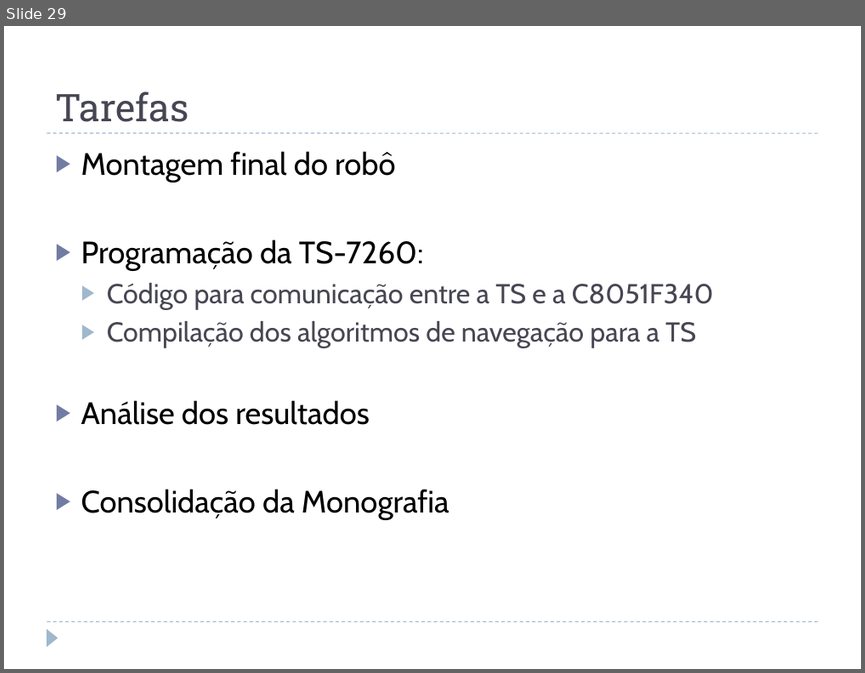
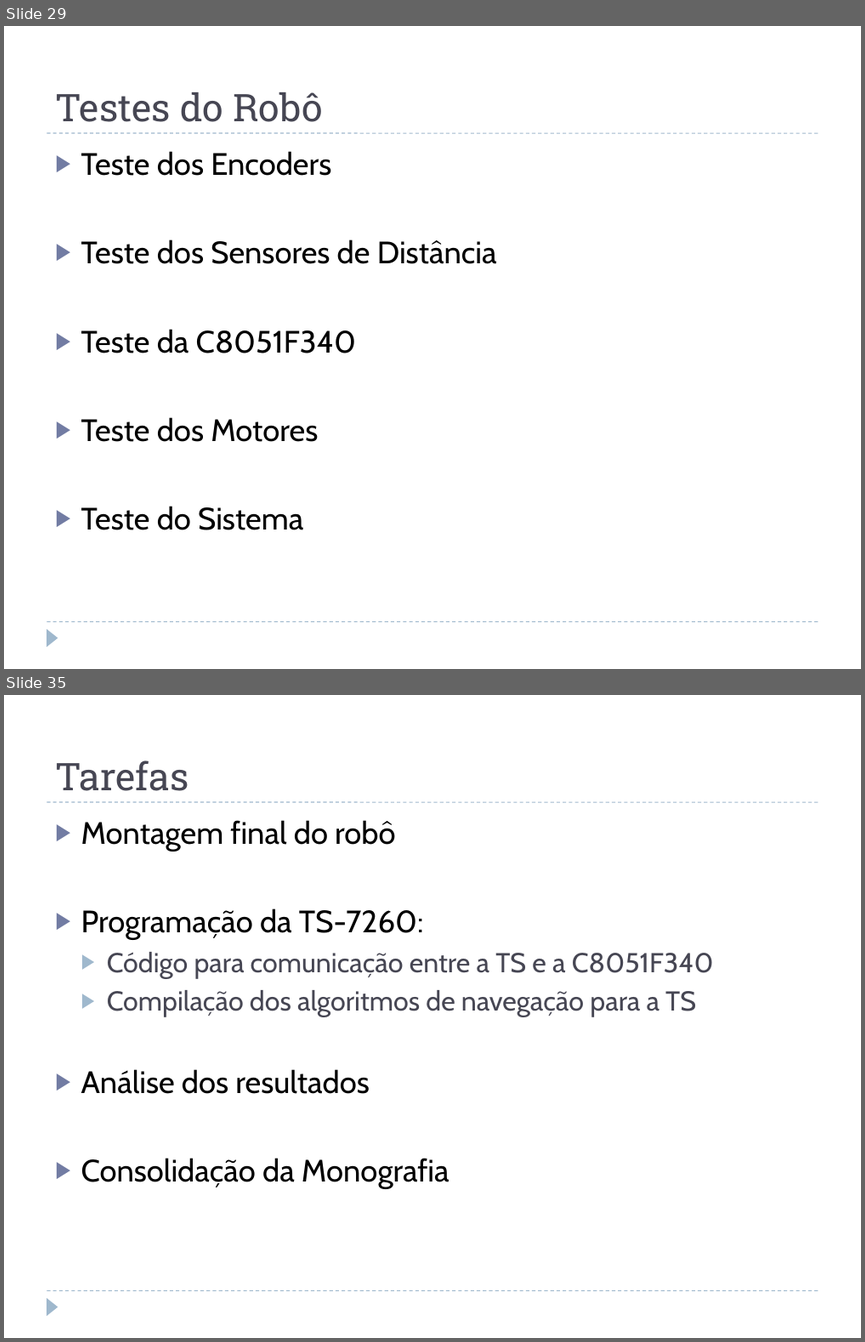
Before and after one commit to jcnborges/TCC, a slide deck: qualificacao.pptx. Shown one above the other, each under a label of ours: slide 29 before the commit, slides 29 and 35 after it; the slides between them are not shown. The pictures are 865x673 and 865x1342 pixels, drawn with LibreOffice and Linux fonts; fonts in the diff are those of the drawing. Boxes give left, top, right and bottom in pixels: in the first picture for what was removed or moved away, otherwise in the second. Text is boxed around its words. In the diff, an @@ line names an element or a change of style, - is before the commit and + after.

```diff
--- a/qualificacao.pptx
+++ b/qualificacao.pptx
@@ slide 29 added at (x1=4, y1=26, x2=861, y2=669), background #FFFFFF; not listed: 3 template elements that a slide beside it also shows @@
@@ title added at (x1=55, y1=92, x2=323, y2=122), 32 pt, text #464653 @@
+Testes do Robô
@@ text added at (x1=81, y1=151, x2=497, y2=530), 26 pt, text #000000 @@
+▶ Teste dos Encoders
+▶ Teste dos Sensores de Distância
+▶ Teste da C8051F340
+▶ Teste dos Motores
+▶ Teste do Sistema
@@ what was slide 29 is now slide 35 @@
```
Also in this commit, not shown: 4 slides changed, 5 other slides added.
